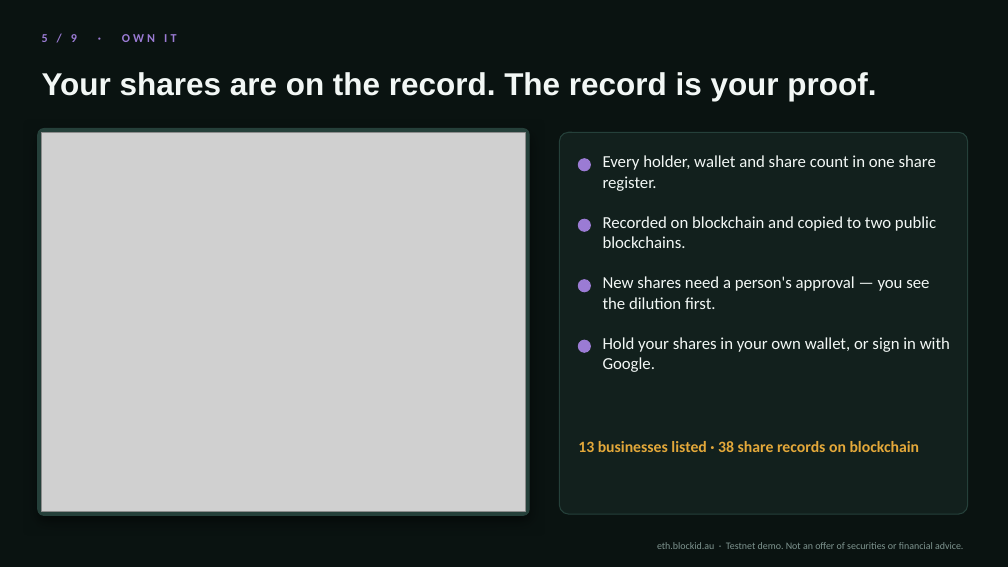
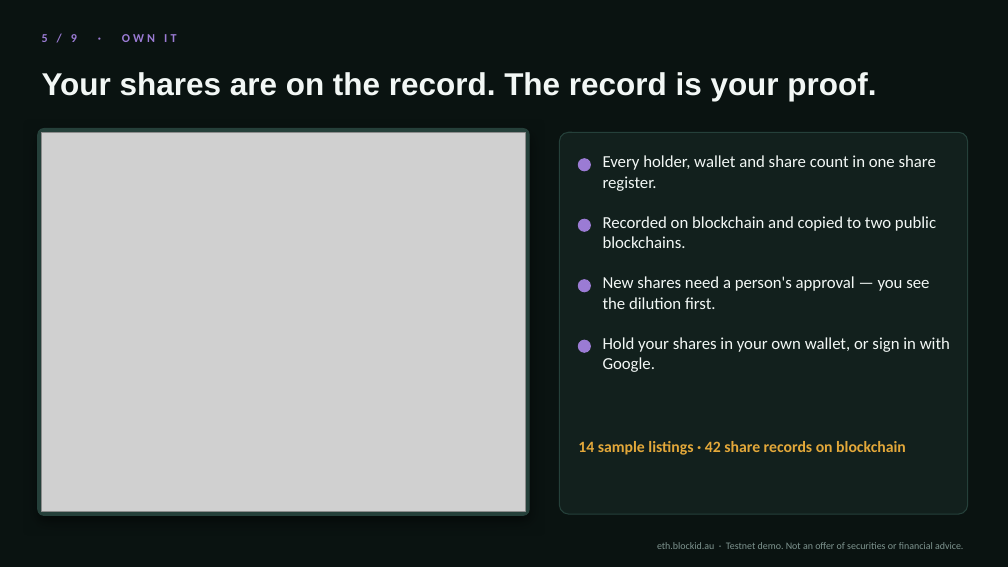
Before and after one commit to Blockid-au/eth-blockid-hackathon, a slide deck: slide 5 of docs/pitch/BlockID-Business-Passport-3min.pptx. Drawn at 1008x567 pixels with LibreOffice and Linux fonts; fonts in the diff are those of the drawing; grey boxes stand for pictures. Boxes give left, top, right and bottom in pixels: in the first picture for what was removed or moved away, otherwise in the second. Text is boxed around its words. In the diff, an @@ line names an element or a change of style, - is before the commit and + after.

```diff
--- a/docs/pitch/BlockID-Business-Passport-3min.pptx
+++ b/docs/pitch/BlockID-Business-Passport-3min.pptx
@@ text at [578,441,906,455]: text changed @@
-13 businesses listed · 38 share records on blockchain
+14 sample listings · 42 share records on blockchain
```
Also in this commit, not shown: 2 other slides changed, 42 other files.
